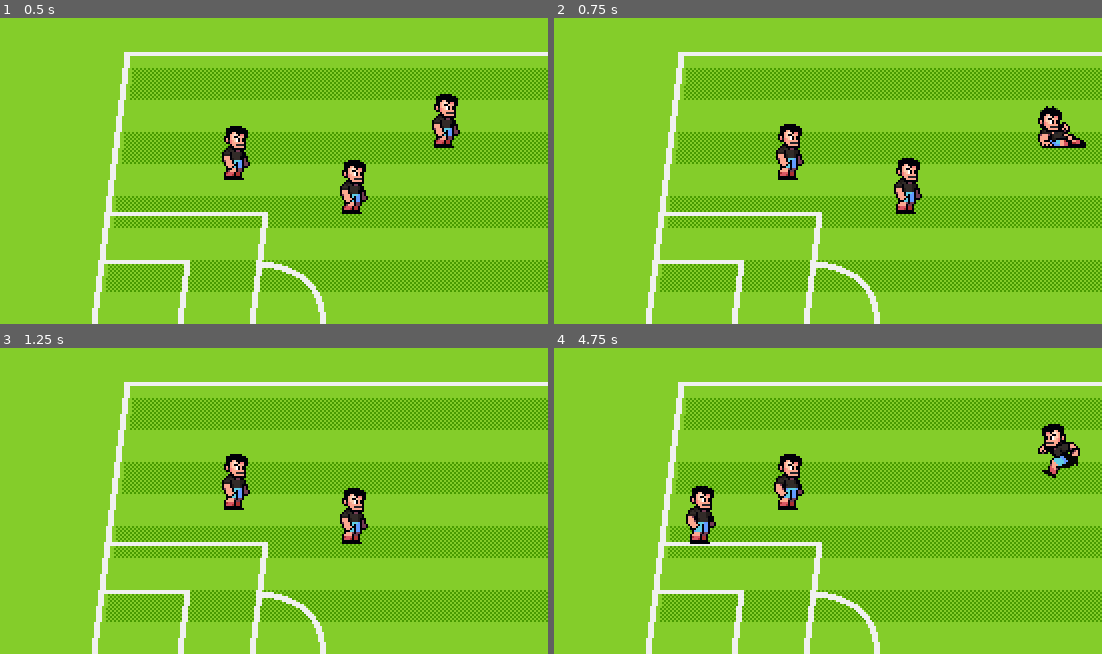
Above: before the commit, frames 1-4 (two rows, left to right).
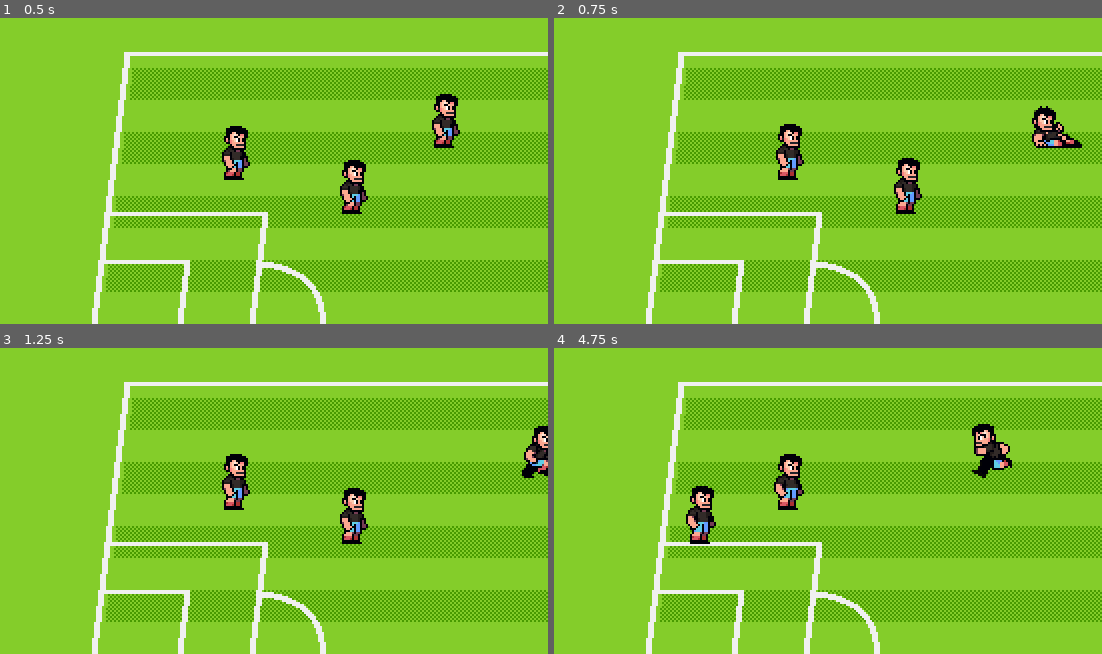
Above: after the commit, the same moments.

Repository: seedgs/SoccerCourse
Game: Godot game, scene res://scenes/world.tscn
Two runs of this game, one before a commit and one after it. Both use one fixed random seed, a clock stepped at 60 frames per second and the inputs below.
Inputs:
- Up to frame 1 (0.5 s): no input
- Up to frame 2 (0.75 s): hold Right (P1_right) from 0.53 s (still down); tap . (P1_shootTheBall) at 0.6 s
- Up to frame 3 (1.25 s): keep holding Right (P1_right)
- Up to frame 4 (4.75 s): release Right (P1_right) at 1.28 s; hold Down (P1_down) 1.28-2.03 s; tap S (P2_down) at 1.35 s; hold Right (P1_right) 2.03-2.78 s; hold A (P2_left) 2.03-2.78 s; hold Up (P1_up) 2.78-3.53 s; tap D (P2_right) at 2.85 s; hold Left (P1_left) from 3.53 s (still down); tap Space (P2_shootTheBall) at 3.6 s; tap W (P2_up) at 4.35 s

Frame 1 is identical in both runs. In frame 2, 0.6% of the frame differs, in the area x 87-98%, y 28-43%; in frame 3, 0.6%; in frame 4, 1.6%, in the area x 76-96%, y 24-43%.

Commit message:
添加人物在铲球时的地面摩擦的效果

Diff:
--- a/scenes/characters/character_states/player_state_tackling.gd
+++ b/scenes/characters/character_states/player_state_tackling.gd
@@ -3,16 +3,23 @@
 extends PlayerState # 继承玩家状态
 
 
-const DURATION_TACKLE:= 170 # 设定铲球动画持续时间
+const GURATION_PRIOR_RECOVERY := 10 # 设定铲球动画持续时间
+const GROUND_FRICTION := 350.0 # 地面摩擦系数
 
+var is_tackle_complete := false # 完成铲球为 “否”
 
-var time_start_tackle := Time.get_ticks_msec() # （给铲球动画的时间）返回引擎启动以来经过的时间
+var time_finish_tackle := Time.get_ticks_msec() # （给铲球动画的时间）返回引擎启动以来经过的时间
 
 
 func _enter_tree() -> void:
 	animation_player.play("tackle")
-	time_start_tackle = Time.get_ticks_msec()
 
-func _process(_delta: float) -> void:
-	if Time.get_ticks_msec() - time_start_tackle > DURATION_TACKLE: # 当进入铲球动画后！ 经过设置的差球时间后
+
+func _process(delta: float) -> void:
+	if not is_tackle_complete: # 如果是铲球
+		player.velocity = player.velocity.move_toward(Vector2.ZERO, delta * GROUND_FRICTION) # （也就是实现地面摩擦的方法 ）开始缓速减慢铲球动作
+		if player.velocity == Vector2.ZERO: # 直到铲球的速度为 “0” 时
+			is_tackle_complete = true # 铲球完成为 “是”
+			time_finish_tackle = Time.get_ticks_msec() # 开始计时
+	elif Time.get_ticks_msec() - time_finish_tackle > GURATION_PRIOR_RECOVERY: # 当进入铲球动画后！ 经过设置的差球时间后
 		state_transition_requested.emit(Player.State.RECOVERING) # 去到 “恢复” 状态
--- a/scenes/characters/player.tscn
+++ b/scenes/characters/player.tscn
@@ -36,6 +36,24 @@
 "values": [0, 1, 2, 3]
 }
 
+[sub_resource type="Animation" id="Animation_atpat"]
+resource_name = "recover"
+length = 0.1
+loop_mode = 1
+step = 0.1
+tracks/0/type = "value"
+tracks/0/imported = false
+tracks/0/enabled = true
+tracks/0/path = NodePath("PlayerSprite:frame")
+tracks/0/interp = 1
+tracks/0/loop_wrap = true
+tracks/0/keys = {
+"times": PackedFloat32Array(0),
+"transitions": PackedFloat32Array(1),
+"update": 1,
+"values": [18]
+}
+
 [sub_resource type="Animation" id="Animation_76oj4"]
 resource_name = "run"
 length = 0.5
@@ -68,24 +86,6 @@
 "transitions": PackedFloat32Array(1),
 "update": 1,
 "values": [30]
-}
-
-[sub_resource type="Animation" id="Animation_atpat"]
-resource_name = "recover"
-length = 0.1
-loop_mode = 1
-step = 0.1
-tracks/0/type = "value"
-tracks/0/imported = false
-tracks/0/enabled = true
-tracks/0/path = NodePath("PlayerSprite:frame")
-tracks/0/interp = 1
-tracks/0/loop_wrap = true
-tracks/0/keys = {
-"times": PackedFloat32Array(0),
-"transitions": PackedFloat32Array(1),
-"update": 1,
-"values": [18]
 }
 
 [sub_resource type="AnimationLibrary" id="AnimationLibrary_76oj4"]
